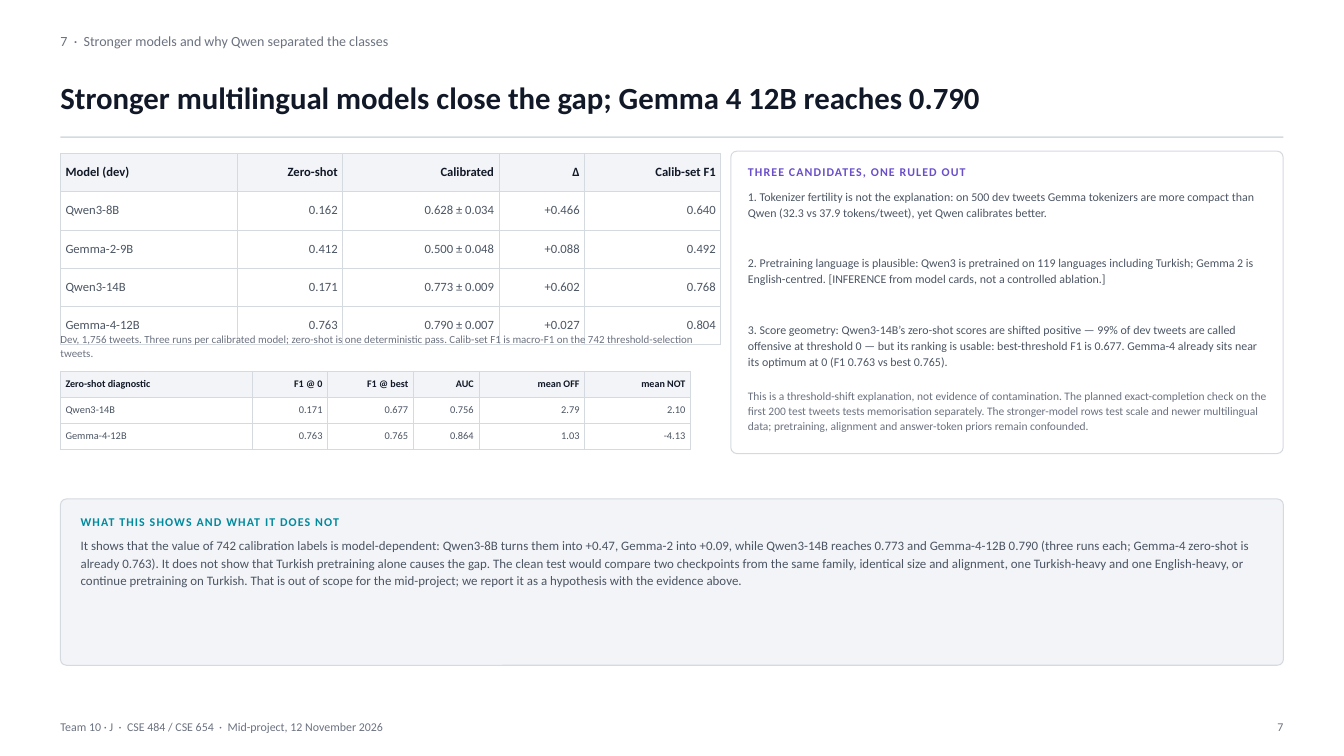
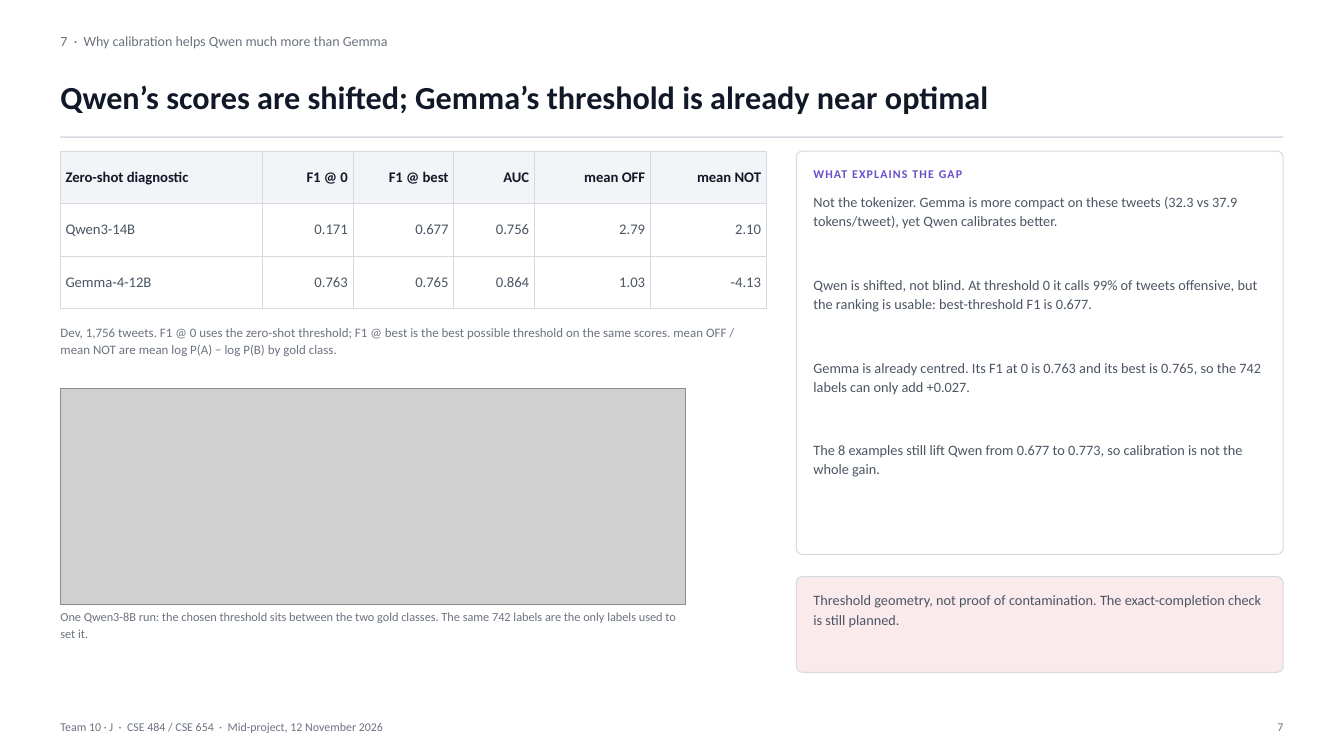
Before and after one commit to VesileHann/offenseval-tr-midproject, a slide deck: slide 7 of paper/Team10_MidProject.pptx. Drawn at 1344x756 pixels with LibreOffice and Linux fonts; fonts in the diff are those of the drawing; grey boxes stand for pictures. Boxes give left, top, right and bottom in pixels: in the first picture for what was removed or moved away, otherwise in the second. Text is boxed around its words. In the diff, an @@ line names an element or a change of style, - is before the commit and + after.

Commit message:
paper: improve slide typography and align with fine-tuning results

```diff
--- a/paper/Team10_MidProject.pptx
+++ b/paper/Team10_MidProject.pptx
@@ text at [60,36,388,48]: text changed @@
-7 · Stronger models and why Qwen separated the classes
+7 · Why calibration helps Qwen much more than Gemma
@@ text at [60,85,988,114]: text changed; size 22 to 23 pt @@
-Stronger multilingual models close the gap; Gemma 4 12B reaches 0.790
+Qwen’s scores are shifted; Gemma’s threshold is already near optimal
@@ table at [60,151,766,291] @@
-Model (dev) | Zero-shot | Calibrated | Δ | Calib-set F1
-Qwen3-8B | 0.162 | 0.628 ± 0.034 | +0.466 | 0.640
-Gemma-2-9B | 0.412 | 0.500 ± 0.048 | +0.088 | 0.492
-Qwen3-14B | 0.171 | 0.773 ± 0.009 | +0.602 | 0.768
-Gemma-4-12B | 0.763 | 0.790 ± 0.007 | +0.027 | 0.804
+Zero-shot diagnostic | F1 @ 0 | F1 @ best | AUC | mean OFF | mean NOT
+Qwen3-14B | 0.171 | 0.677 | 0.756 | 2.79 | 2.10
+Gemma-4-12B | 0.763 | 0.765 | 0.864 | 1.03 | -4.13
@@ table: place and size @@
-table at [60,153,721,333]
+table at [60,151,766,291]
@@ text removed at [748,168,966,177] @@
-THREE CANDIDATES, ONE RULED OUT
@@ rounded rectangle: place and size @@
-rounded rectangle at [731,151,1284,454]
+rounded rectangle at [797,151,1284,555]
@@ rounded rectangle at [797,151,1284,555]: proportions changed @@
@@ text added at [813,170,962,178], 8.5 pt, text #6A4FC9, bold @@
+WHAT EXPLAINS THE GAP
@@ text at [813,197,1237,228]: text changed; size 8.5 to 10.2 pt @@
-1. Tokenizer fertility is not the explanation: on 500 dev tweets Gemma tokenizers are more compact than Qwen (32.3 vs 37.9 tokens/tweet), yet Qwen calibrates better.
+Not the tokenizer. Gemma is more compact on these tweets (32.3 vs 37.9 tokens/tweet), yet Qwen calibrates better.
@@ text removed at [748,258,1253,285] @@
-2. Pretraining language is plausible: Qwen3 is pretrained on 119 languages including Turkish; Gemma 2 is English-centred. [INFERENCE from model cards, not a controlled ablation.]
@@ text at [813,280,1258,312]: text changed; size 8.5 to 10.2 pt @@
-3. Score geometry: Qwen3-14B’s zero-shot scores are shifted positive — 99% of dev tweets are called offensive at threshold 0 — but its ranking is usable: best-threshold F1 is 0.677. Gemma-4 already sits near its optimum at 0 (F1 0.763 vs best 0.765).
+Qwen is shifted, not blind. At threshold 0 it calls 99% of tweets offensive, but the ranking is usable: best-threshold F1 is 0.677.
@@ text at [60,328,726,356]: text changed; size 7.8 to 9.2 pt @@
-Dev, 1,756 tweets. Three runs per calibrated model; zero-shot is one deterministic pass. Calib-set F1 is macro-F1 on the 742 threshold-selection tweets.
+Dev, 1,756 tweets. F1 @ 0 uses the zero-shot threshold; F1 @ best is the best possible threshold on the same scores. mean OFF / mean NOT are mean log P(A) − log P(B) by gold class.
@@ table removed at [60,371,691,472], 3 rows, 6 columns @@
-Zero-shot diagnostic | F1 @ 0 | F1 @ best | AUC | mean OFF | mean NOT
-Qwen3-14B | 0.171 | 0.677 | 0.756 | 2.79 | 2.10
-Gemma-4-12B | 0.763 | 0.765 | 0.864 | 1.03 | -4.13
@@ picture added at [60,388,686,605] @@
@@ text at [813,363,1261,394]: text changed; size 8.2 to 10.2 pt; text colour #6B7280 to #4B5563 @@
-This is a threshold-shift explanation, not evidence of contamination. The planned exact-completion check on the first 200 test tweets tests memorisation separately. The stronger-model rows test scale and newer multilingual data; pretraining, alignment and answer-token priors remain confounded.
+Gemma is already centred. Its F1 at 0 is 0.763 and its best is 0.765, so the 742 labels can only add +0.027.
@@ text added at [813,445,1242,477], 10.2 pt, text #4B5563 @@
+The 8 examples still lift Qwen from 0.677 to 0.773, so calibration is not the whole gain.
@@ rounded rectangle removed at [60,499,1284,665] @@
@@ text removed at [81,518,339,526] @@
-WHAT THIS SHOWS AND WHAT IT DOES NOT
@@ rounded rectangle added at [797,577,1284,673], fill #FBEAEC, outline #D5DAE1 0.75 pt @@
@@ text at [813,595,1261,627]: text changed; size 9.2 to 10.2 pt @@
-It shows that the value of 742 calibration labels is model-dependent: Qwen3-8B turns them into +0.47, Gemma-2 into +0.09, while Qwen3-14B reaches 0.773 and Gemma-4-12B 0.790 (three runs each; Gemma-4 zero-shot is already 0.763). It does not show that Turkish pretraining alone causes the gap. The clean test would compare two checkpoints from the same family, identical size and alignment, one Turkish-heavy and one English-heavy, or continue pretraining on Turkish. That is out of scope for the mid-project; we report it as a hypothesis with the evidence above.
+Threshold geometry, not proof of contamination. The exact-completion check is still planned.
@@ text added at [60,612,675,638], 8.8 pt, text #6B7280 @@
+One Qwen3-8B run: the chosen threshold sits between the two gold classes. The same 742 labels are the only labels used to set it.
```
Also in this commit, not shown: 13 other slides changed, 1 other file.
